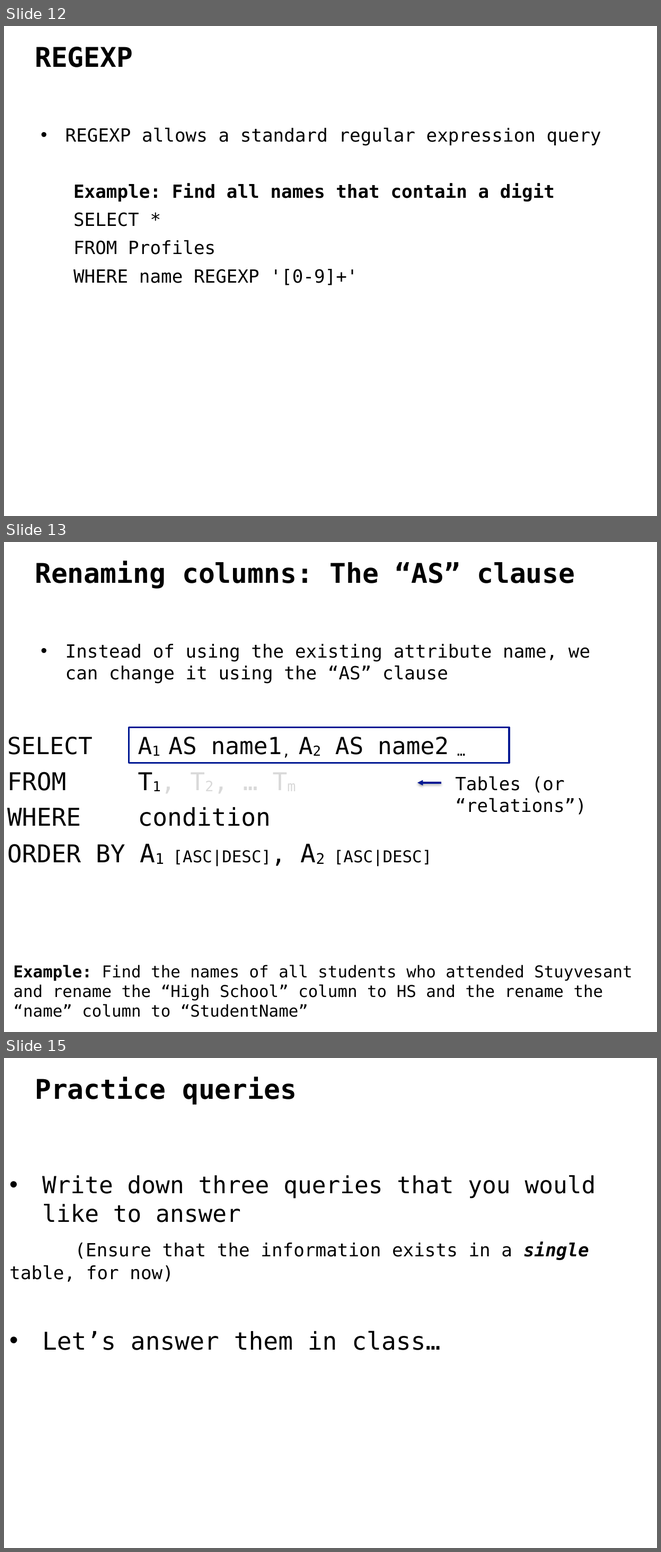
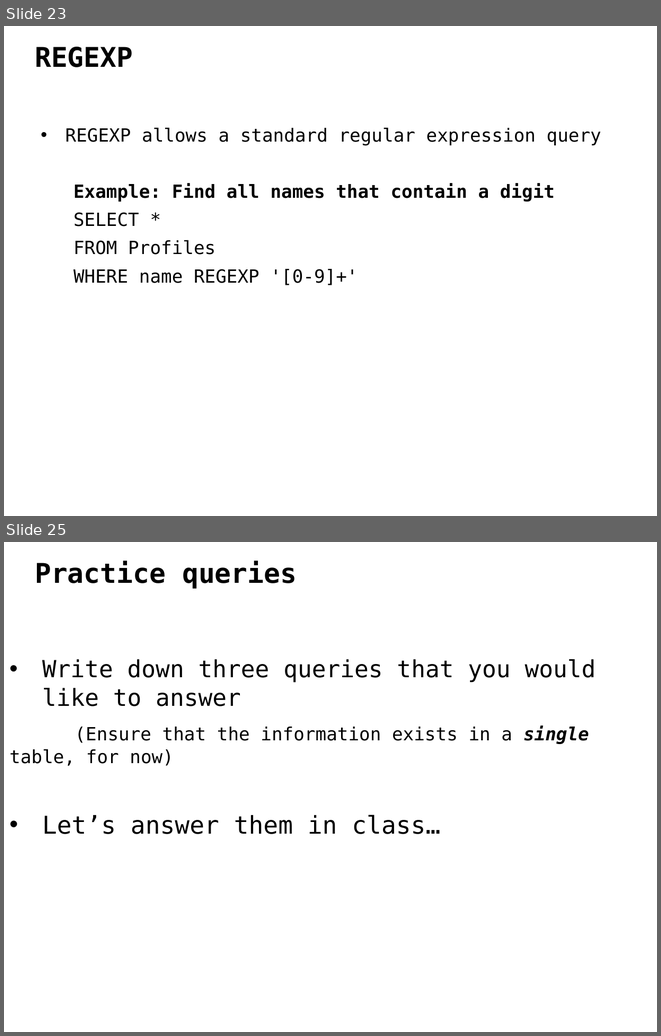
Before and after one commit to ipeirotis/dealing_with_data, a slide deck: 3-SQL/C-SQL.pptx. Shown one above the other, each under a label of ours: slides 12, 13 and 15 before the commit, slides 23 and 25 after it; the slides between them are not shown. The pictures are 661x1552 and 661x1036 pixels, drawn with LibreOffice and Linux fonts; fonts in the diff are those of the drawing. Boxes give left, top, right and bottom in pixels: in the first picture for what was removed or moved away, otherwise in the second. Text is boxed around its words. In the diff, an @@ line names an element or a change of style, - is before the commit and + after.

```diff
--- a/3-SQL/C-SQL.pptx
+++ b/3-SQL/C-SQL.pptx
@@ slide 13 removed at box(4, 542, 657, 1032), background #FFFFFF @@
@@ text removed at box(35, 561, 575, 589) @@
-Renaming columns: The “AS” clause
@@ text removed at box(65, 644, 590, 684) @@
-• Instead of using the existing attribute name, we can change it using the “AS” clause
@@ rectangle removed at box(129, 728, 510, 762) @@
@@ text removed at box(7, 737, 449, 866) @@
-SELECT A1 AS name1, A2 AS name2 …
-FROM T1, T2, … Tm
-WHERE condition
-ORDER BY A1 [ASC|DESC], A2 [ASC|DESC]
@@ text removed at box(455, 776, 586, 814) @@
-Tables (or “relations”)
@@ arrow removed from (441, 782) to (417, 782) @@
@@ text removed at box(14, 964, 632, 1017) @@
-Example: Find the names of all students who attended Stuyvesant and rename the “High School” column to HS and the rename the “name” column to “StudentName”
@@ what was slide 12 is now slide 23 @@
@@ what was slide 15 is now slide 25 @@
```
Also in this commit, not shown: 9 slides changed, 12 slides added.
